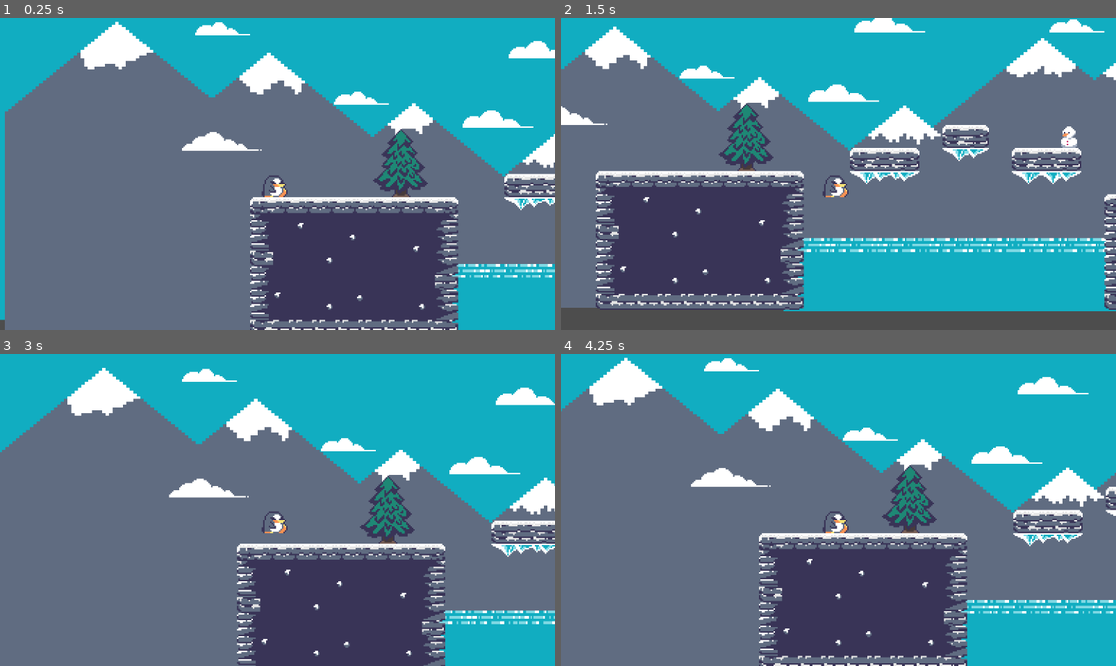
Above: before the commit, frames 1-4 (two rows, left to right).
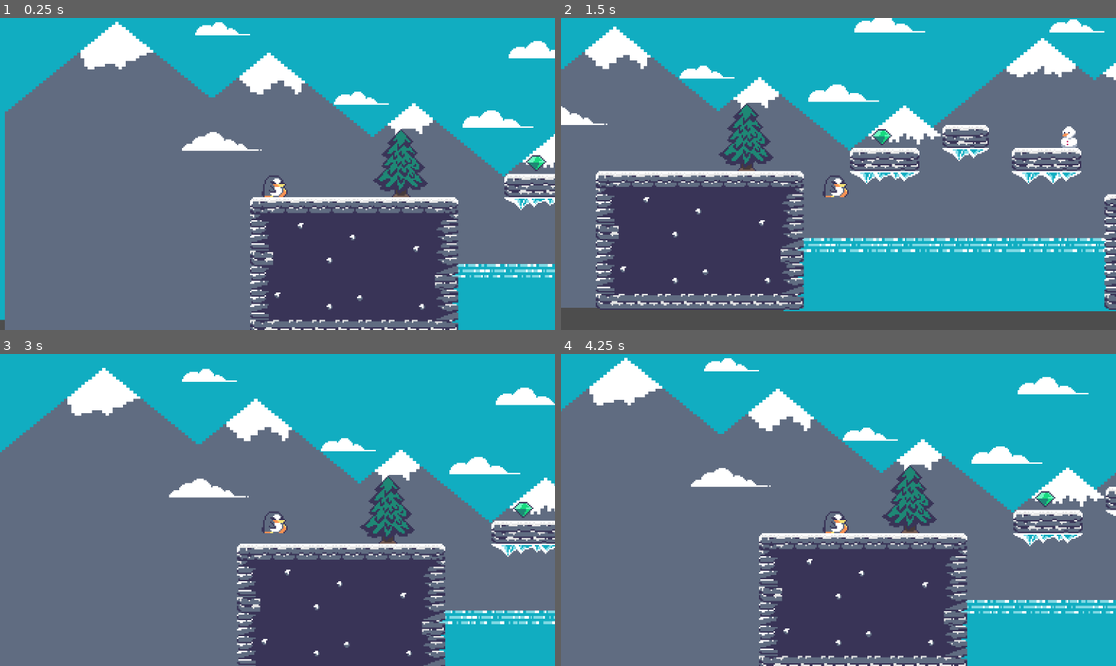
Above: after the commit, the same moments.

Repository: AndreaGallo21/Dayko-s-Quest
Game: Godot game, scene res://Scenes/Levels/Nivel1.tscn
The game is run twice, just before and just after one commit, with the same random seed, the same clock (stepped at 60 frames per second) and the same inputs. This scene is started directly instead of the project's main scene.
Inputs:
- Up to frame 1 (0.25 s): no input
- Up to frame 2 (1.5 s): tap Enter (ui_accept) at 0.5, 0.77 s; hold Right (ui_right) from 0.53 s (still down)
- Up to frame 3 (3 s): tap Enter (ui_accept) at 1.52 s; release Right (ui_right) at 2.03 s; hold Left (ui_left) 2.03-2.78 s; hold Right (ui_right) from 2.78 s (still down)
- Up to frame 4 (4.25 s): keep holding Right (ui_right); tap Enter (ui_accept) at 3.02, 3.77 s

The runs differ from the first frame. In frame 1, 0.1% of the frame differs, in the area x 94-99%, y 43-49%; in frame 2, 0.1%, in the area x 55-60%, y 35-41%; in frame 3, 0.1%; in frame 4, 0.1%.

Commit message:
feat: pobla el Nivel 1 con gemas recolectables

Diff:
--- a/Scenes/Levels/Nivel1.tscn
+++ b/Scenes/Levels/Nivel1.tscn
@@ -8,6 +8,7 @@
 [ext_resource type="Texture2D" uid="uid://pef1qhuijq3r" path="res://Rocky Roads/Deco/tree_trunk.png" id="6_q14ia"]
 [ext_resource type="PackedScene" uid="uid://bm3uqf1s8kg0i" path="res://Scenes/Player/Player.tscn" id="7_st6jk"]
 [ext_resource type="Script" uid="uid://cck5q7kfcxp7q" path="res://Scenes/Levels/zona_muerte.gd" id="8_mfa6t"]
+[ext_resource type="PackedScene" uid="uid://b23xeq5rhr3oo" path="res://Scenes/Objects/gema.tscn" id="9_bpcxw"]
 
 [sub_resource type="TileSetAtlasSource" id="TileSetAtlasSource_lgngo"]
 texture = ExtResource("3_bpcxw")
@@ -241,4 +242,7 @@
 position = Vector2(566, 479)
 shape = SubResource("RectangleShape2D_m11y2")
 
+[node name="Gema" parent="." unique_id=594001491 instance=ExtResource("9_bpcxw")]
+position = Vector2(374, 376)
+
 [connection signal="body_entered" from="ZonaMuerte" to="ZonaMuerte" method="_on_body_entered"]
